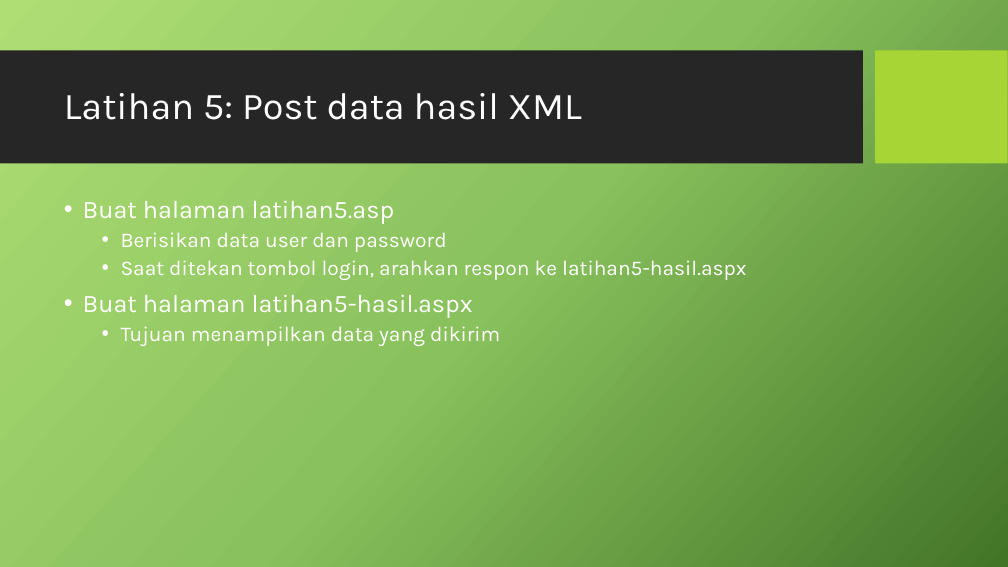
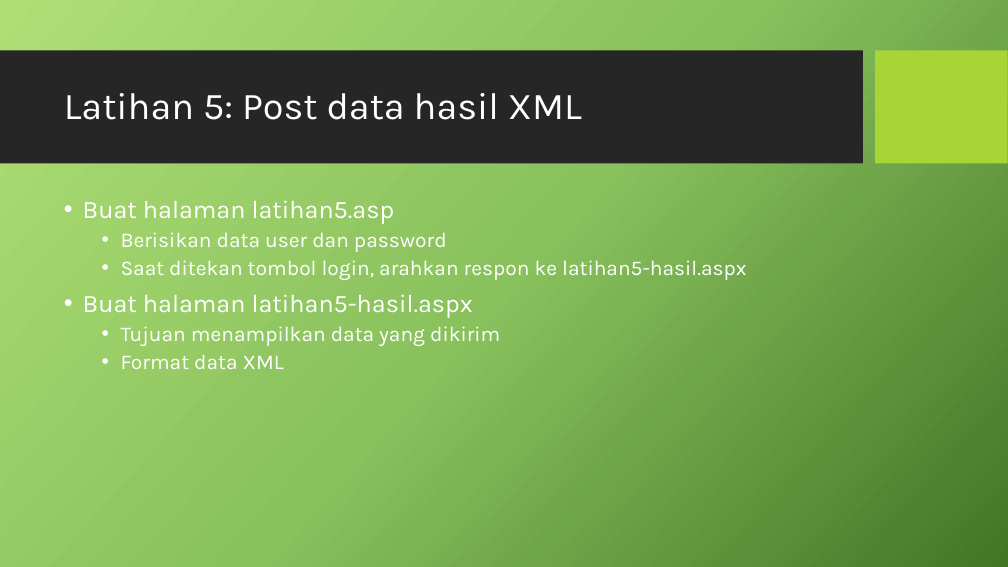
Before and after one commit to prayitna/asp.net, a slide deck: slide 57 of presentasi 3.pptx. Drawn at 1008x567 pixels with LibreOffice and Linux fonts; fonts in the diff are those of the drawing; background and template pictures are left out. Boxes give left, top, right and bottom in pixels: in the first picture for what was removed or moved away, otherwise in the second. Text is boxed around its words. In the diff, an @@ line names an element or a change of style, - is before the commit and + after.

```diff
--- a/presentasi 3.pptx
+++ b/presentasi 3.pptx
@@ text at (121,354,284,369): paragraph added @@
+  • Format data XML
```
Also in this commit, not shown: 1 other slide changed, 11 slides added, 1 slide removed, 3 other files.
